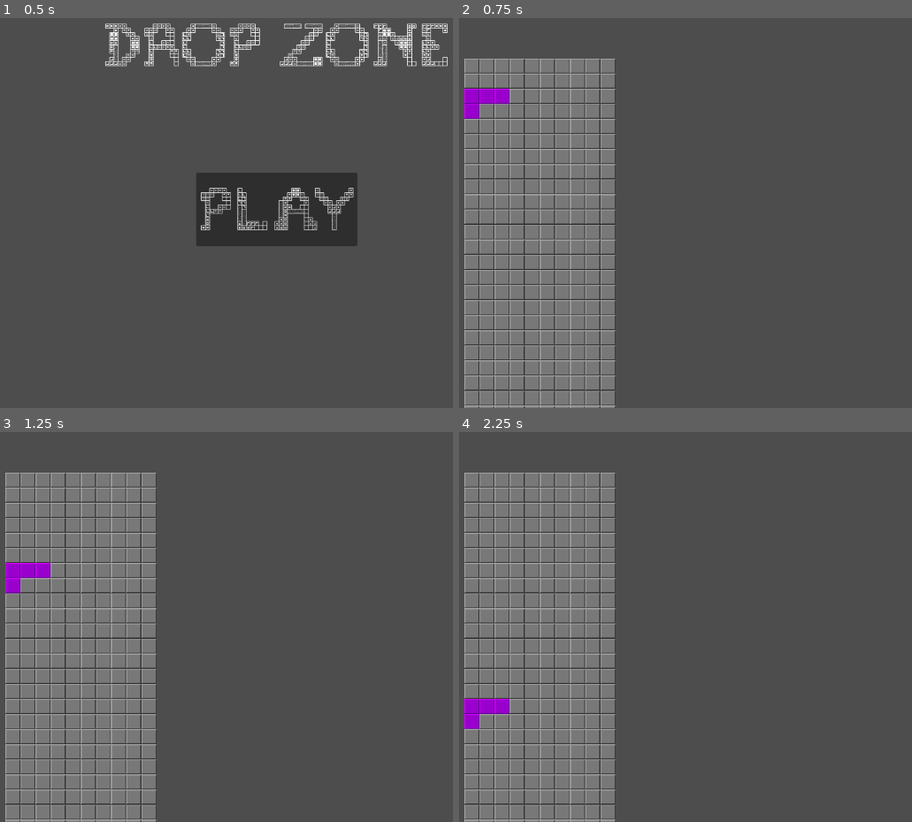
Above: before the commit, frames 1-4 (two rows, left to right).
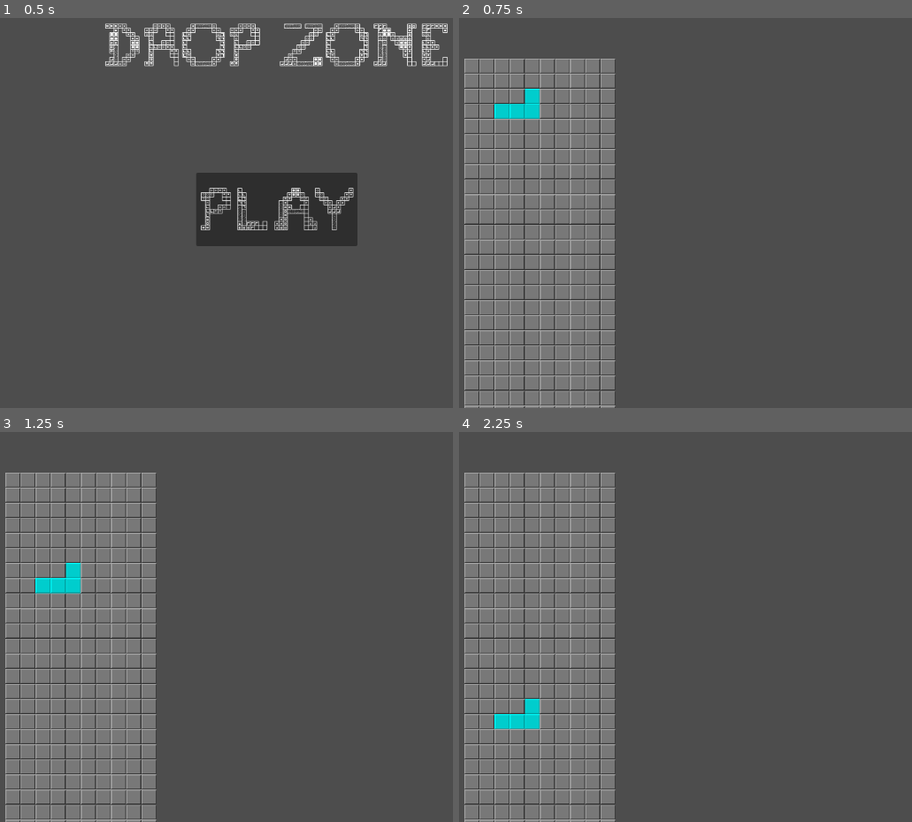
Above: after the commit, the same moments.

Repository: CodeOS99/DropZone
Game: Godot game, scene res://scenes/main_menu.tscn
Same seed, same stepped clock (60 frames per second), same inputs: the game is played once before the commit and once after it.
Inputs:
- Up to frame 1 (0.5 s): no input
- Up to frame 2 (0.75 s): click "PLAY" at 0.5 s
- Up to frame 3 (1.25 s): no input
- Up to frame 4 (2.25 s): tap Enter at 1.25 s; hold Right 1.28-2.03 s; tap Alt at 1.35 s; hold Down from 2.03 s (still down); tap Shift at 2.1 s

Frame 1 is identical in both runs. In frame 2, 1.0% of the frame differs, in the area x 1-18%, y 18-26%; in frame 3, 1.1%, in the area x 1-18%, y 33-42%; in frame 4, 1.1%.

Commit message:
completely overhauled board update method and added a new mechanism of storing shapes

Diff:
--- a/scripts/tetris_board.gd
+++ b/scripts/tetris_board.gd
@@ -3,14 +3,23 @@
 const TILE_COLORS = 8
 const DEFAULT_TILE = 7
 const TICK_TIME = .1
+const TETROMINOES = {
+	"I": [Vector2i(0,1), Vector2i(1,1), Vector2i(2,1), Vector2i(3,1)],
+	"O": [Vector2i(0,0), Vector2i(1,0), Vector2i(0,1), Vector2i(1,1)],
+	"T": [Vector2i(1,0), Vector2i(0,1), Vector2i(1,1), Vector2i(2,1)],
+	"S": [Vector2i(1,0), Vector2i(2,0), Vector2i(0,1), Vector2i(1,1)],
+	"Z": [Vector2i(0,0), Vector2i(1,0), Vector2i(1,1), Vector2i(2,1)],
+	"J": [Vector2i(0,0), Vector2i(0,1), Vector2i(1,1), Vector2i(2,1)],
+	"L": [Vector2i(2,0), Vector2i(0,1), Vector2i(1,1), Vector2i(2,1)],
+}
 
 var size = Vector2i(10, 25)
 
-# Left L shape at first
-var board = [[1,1,1],
-			 [1]]
+var board = []
 
 var timer := 0.0
+
+var pieces = [["L", Vector2i(2,0), 0]] # array of [tetromino, coord, tile_idx]
 
 func _ready() -> void:
 	# initializatoin first to make testing easy
@@ -32,16 +41,27 @@
 		draw_board()
 
 func draw_board() -> void:
+	# reset
 	for i in range(size.y):
 		for j in range(size.x):
 			set_cell(Vector2i(j, i), 0, Vector2i(board[i][j], 0))
 
+	# draw the actual things
+	draw_pieces()
+
+func draw_pieces():
+	for piece in pieces: # [tetromino, coord, tile_idx]
+		for vertex in TETROMINOES[piece[0]]: # rel. coords of tetromino:
+			set_cell(vertex+piece[1], 0, Vector2i(piece[2], 0))
+
 func update_board() -> void:
-	var new_board = board.duplicate(true)
-	for i in range(size.y-2, -1, -1):
-		for j in range(size.x, -1, -1):
-			if board[i][j] != DEFAULT_TILE:
-				new_board[i+1][j] = board[i][j]
-				new_board[i][j] = DEFAULT_TILE
+	for piece in pieces:
+		var flag = false
+		var candidate = piece.duplicate()
+		candidate[1].y += 1
+		for vertex in TETROMINOES[piece[0]]:
+			if (vertex+piece[1]).y >= size.y-1:
+				flag = true
 
-	board = new_board
+		if not flag:
+			piece[1].y += 1
Not shown, added: scenes/mai5995.tmp
